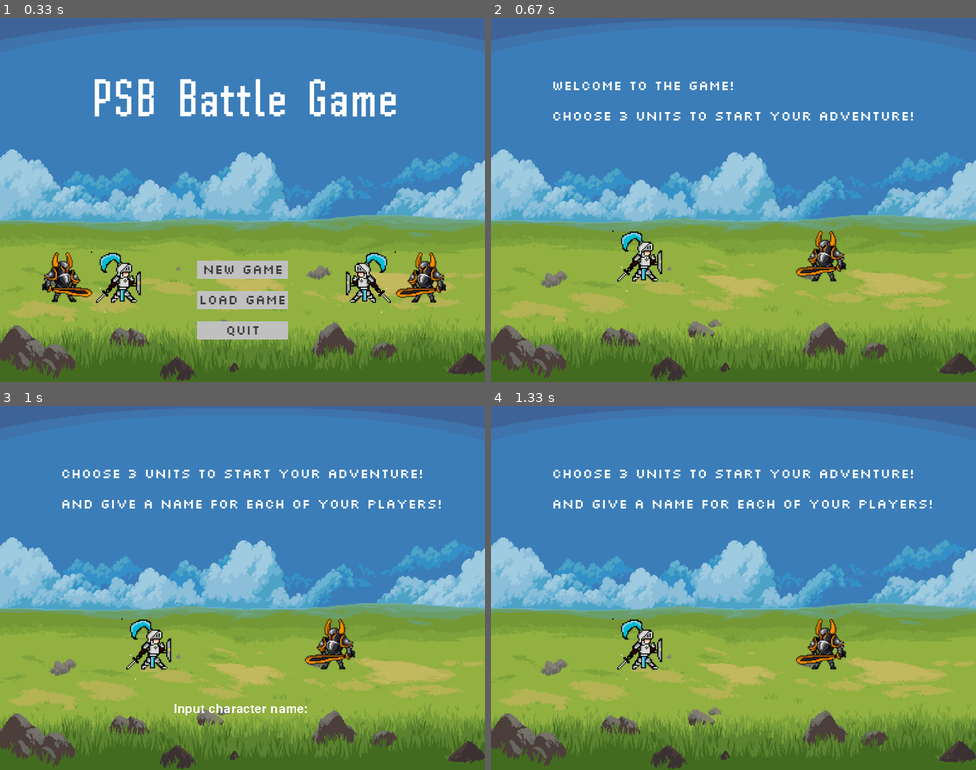
Above: before the commit, frames 1-4 (two rows, left to right).
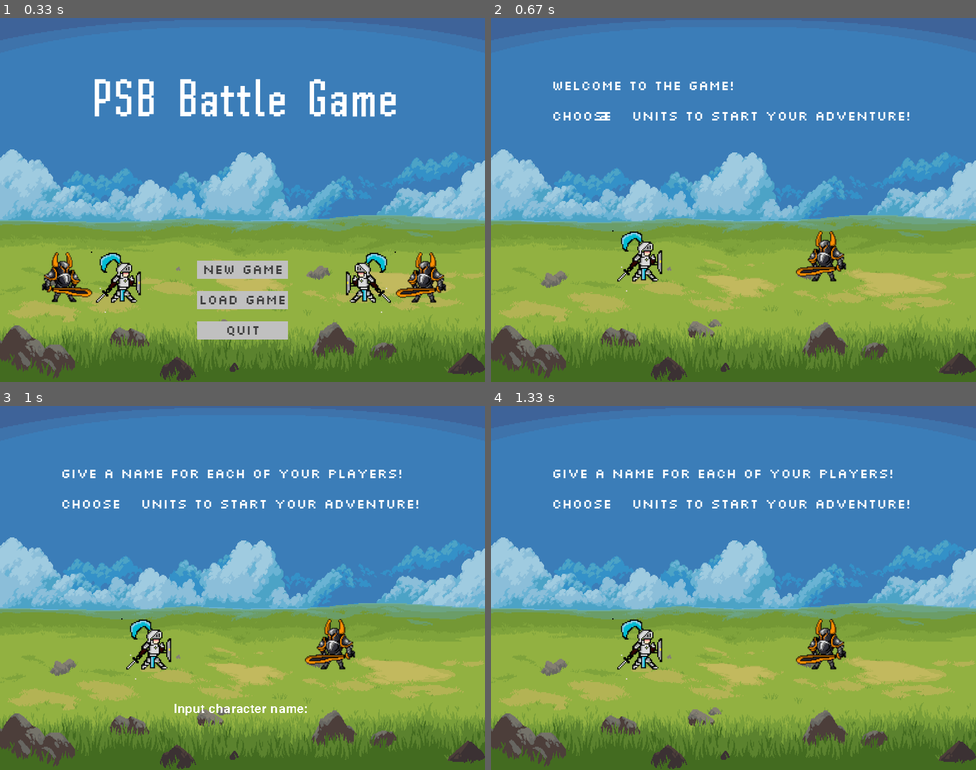
Above: after the commit, the same moments.

Repository: timothydillan/turnaround-battle-game
Game: pygame game, started from main.py
The game is run twice, just before and just after one commit, with the same random seed, the same clock (stepped at 60 frames per second) and the same inputs.
Inputs (mouse positions are in pixels of both pictures, inside the frame that each line leads up to):
- Up to frame 1 (0.33 s): no input
- Up to frame 2 (0.67 s): click "New Game" at 0.38 s
- Up to frame 3 (1 s): click (150, 649) at 0.72 s
- Up to frame 4 (1.33 s): tap Enter at 1 s

Frame 1 is identical in both runs. In frame 2, 0.9% of the frame differs, in the area x 22-87%, y 25-29%; in frame 3, 1.8%, in the area x 12-91%, y 17-29%; in frame 4, 1.8%.

Commit message:
unfinished

Diff:
--- a/setup.py
+++ b/setup.py
@@ -176,8 +176,8 @@
         warriorButton.drawButton(Variables.warriorImg)
         tankButton.drawButton(Variables.tankerEnemyImg)
 
-        Dialog('Choose 3 units to start your adventure!', 100, 100)
-        Dialog('AND Give a name for each of your players!', 100, 150)
+        Dialog('Give a name for each of your players!', 100, 100)
+        Dialog('Choose   units to start your adventure!', 100, 150)
 
         screen.blit(textBox.image, textBox.rect)
         pygame.display.update()
@@ -228,9 +228,9 @@
     warriorButton.drawButton(Variables.warriorImg)
     tankButton.drawButton(Variables.tankerEnemyImg)
 
-    #Show some welcoming Tex
+    #Show some welcoming Text
     Dialog('Welcome to the game!', 100, 100)
-    Dialog('Choose 3 units to start your adventure!', 100, 150)
+    Dialog('Choose   units to start your adventure!', 100, 150)
 
     #Update the display so that it can continue to the new frame.
     pygame.display.update()
@@ -241,6 +241,8 @@
     tankChoice = 0
     #while warriorchoice + tankchoice is less than 3, we create
     while warriorChoice + tankChoice < 3:
+        option = 3 - (warriorChoice + tankChoice)
+        Dialog('       {}                             '.format(option), 100, 150)
         #a nested loop (for loop) that loops through the possible pygame event
         for event in pygame.event.get():
             if event.type == QUIT:
@@ -259,6 +261,7 @@
                   warriorText = Variables.fontText.render('%d Warrior' % (warriorChoice,), 1, (255, 255, 255))
                   #make a click sound so the user knows that they've clicked on the button
                   clickSound()
+                  option -= 1
                   #ask user to input name
                   TextBox()
                 #now check if the tankbutton is pressed by the mouse
@@ -270,6 +273,7 @@
                   tankerText = Variables.fontText.render('%d Tanker' % (tankChoice,), 1, (255, 255, 255))
                   #make a click sound so the user knows that they've clicked on the button
                   clickSound()
+                  option -= 1
                   # ask user to input name
                   TextBox()
     #after the loop ends, create a new frame
